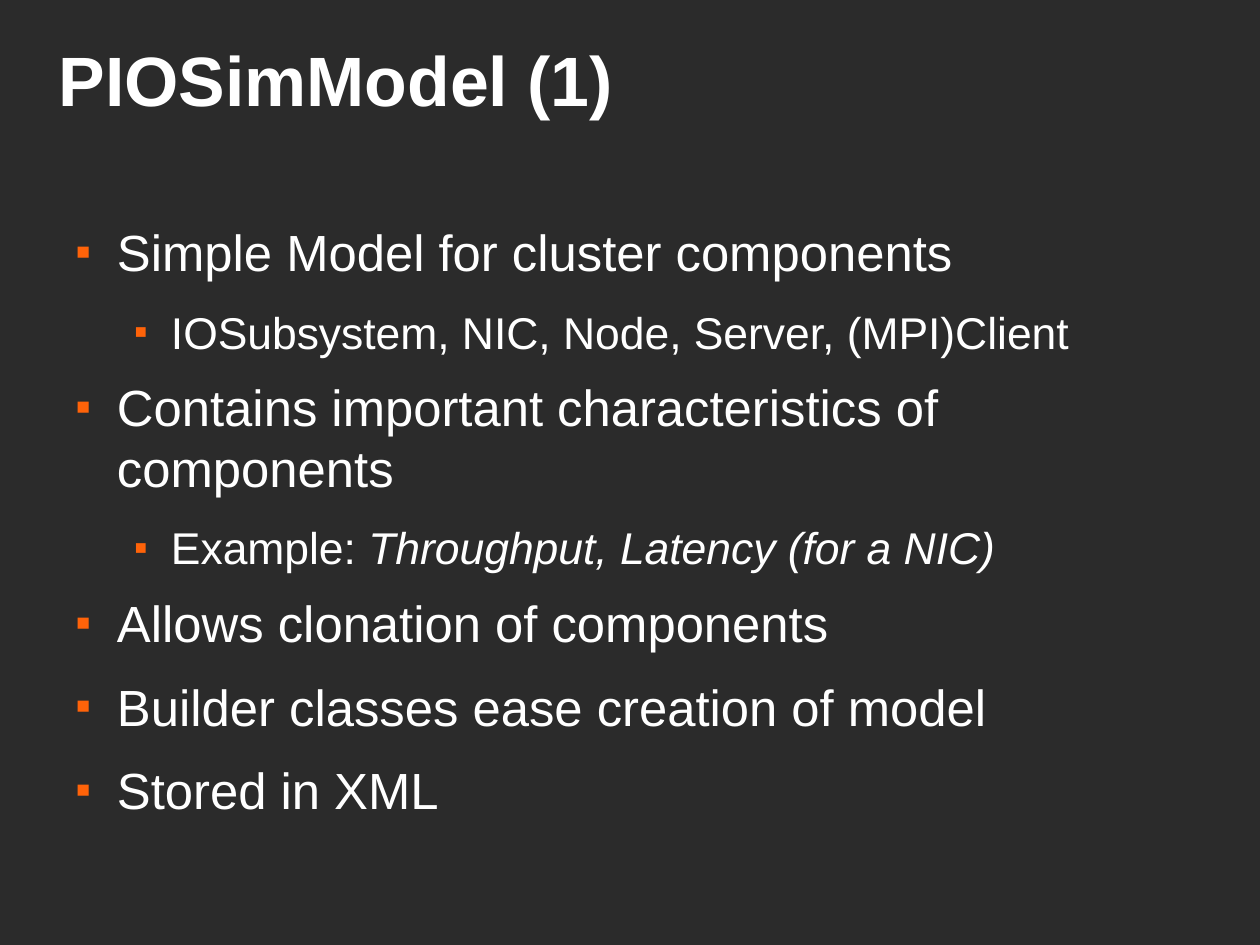
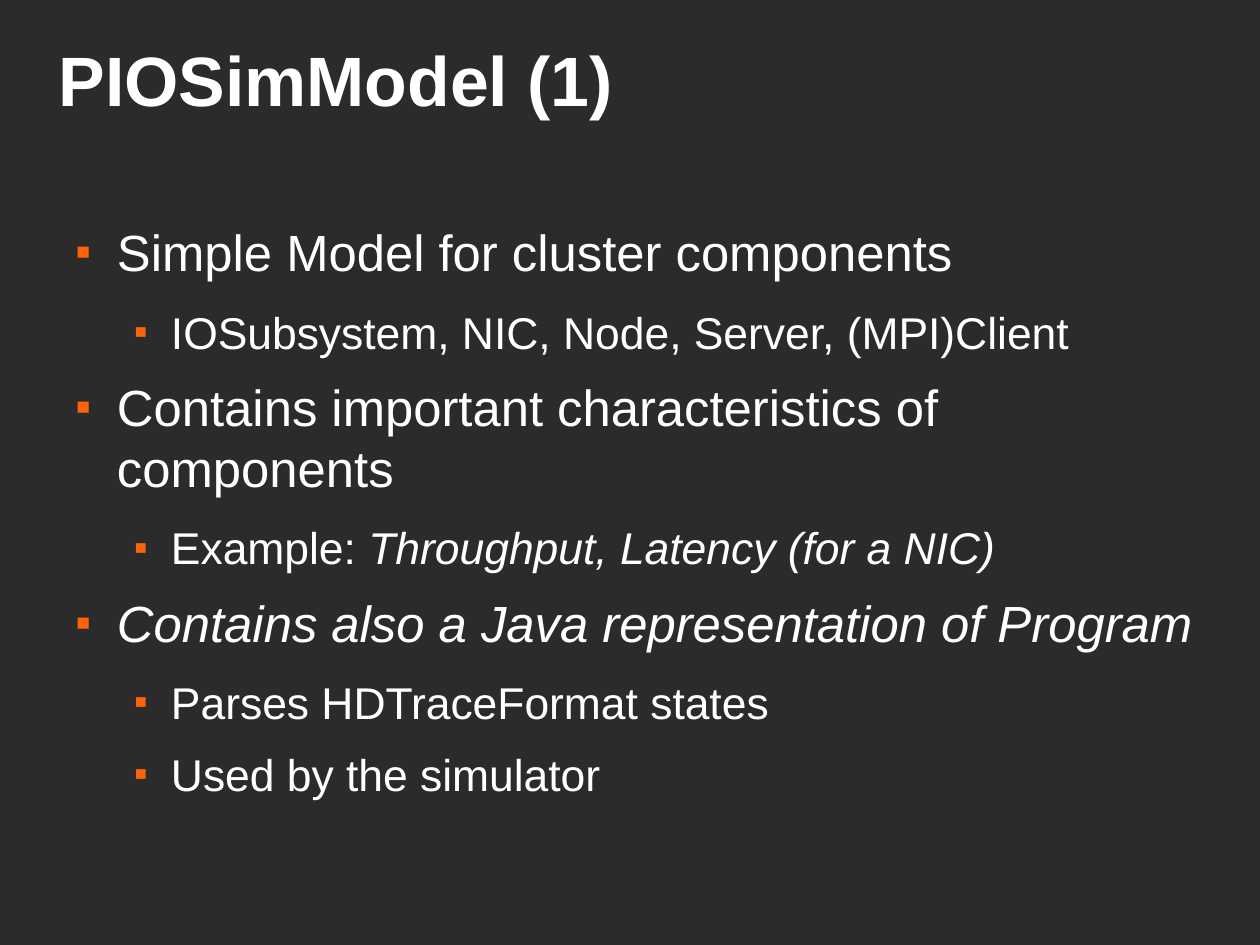
Before and after one commit to JulianKunkel/hdtrace-piosim, a slide deck: slide 13 of PIOsimHD-Doc/Presentations/OngoingWork-04-09/OngoingWork.odp (slide 12 before the commit). Drawn at 1260x945 pixels with LibreOffice and Linux fonts; fonts in the diff are those of the drawing; background and template pictures are left out; a plain dark background stands for a picture behind light text. Boxes give left, top, right and bottom in pixels: in the first picture for what was removed or moved away, otherwise in the second. Text is boxed around its words. In the diff, an @@ line names an element or a change of style, - is before the commit and + after.

```diff
--- a/PIOsimHD-Doc/Presentations/OngoingWork-04-09/OngoingWork.odp
+++ b/PIOsimHD-Doc/Presentations/OngoingWork-04-09/OngoingWork.odp
@@ text at (117,605,1192,800): text changed; size 32 to 28 pt @@
-■ Allows clonation of components
-■ Builder classes ease creation of model
-■ Stored in XML
+■ Contains also a Java representation of Program
+  ■ Parses HDTraceFormat states
+  ■ Used by the simulator
```
Also in this commit, not shown: 22 other slides changed, 9 slides added, 1 slide removed.
